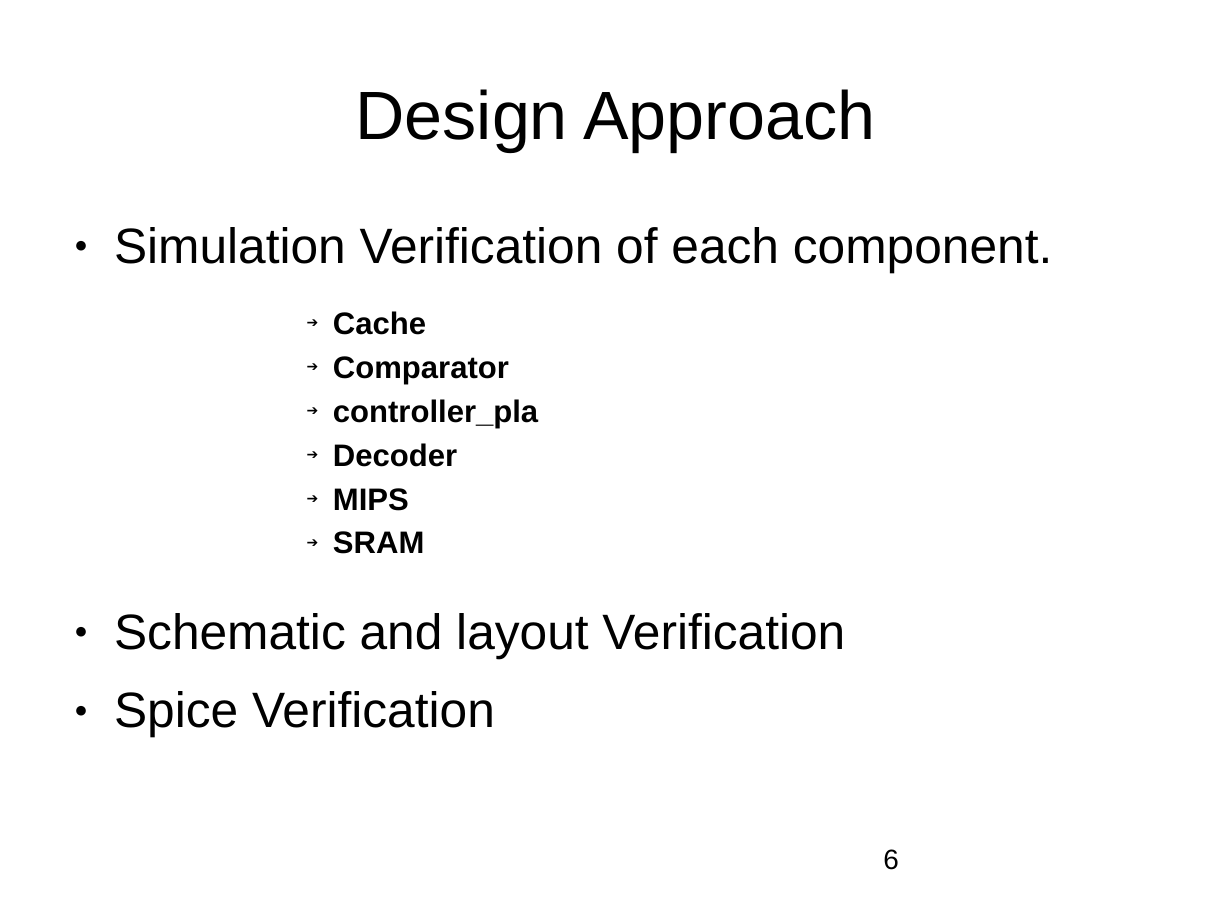
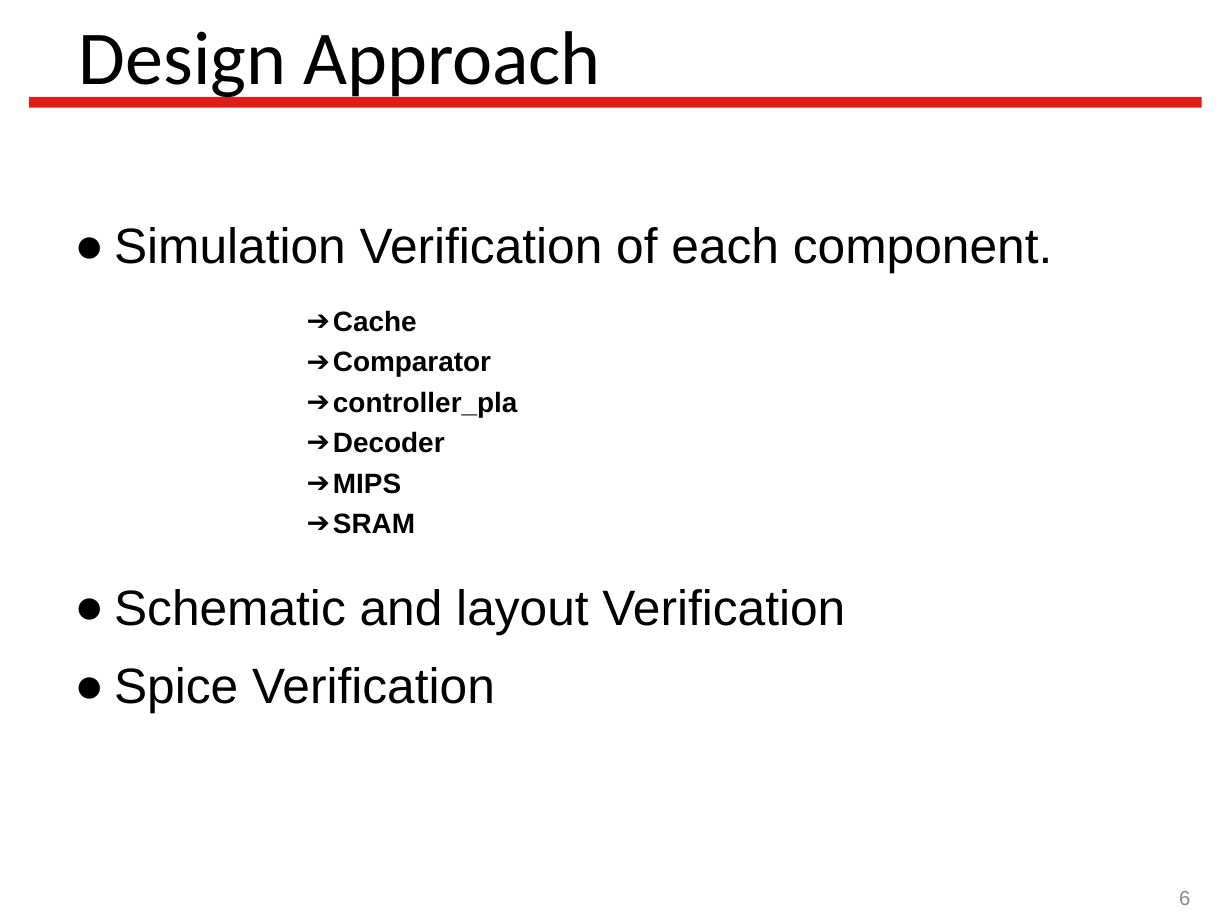
Before and after one commit to Latootoo/ECSE_548, a slide deck: slide 6 of Reports/presentation/Vlsi_project_presentation.ppt. Drawn at 1232x924 pixels with LibreOffice and Linux fonts; fonts in the diff are those of the drawing; background and template pictures are left out. Boxes give left, top, right and bottom in pixels: in the first picture for what was removed or moved away, otherwise in the second. Text is boxed around its words. In the diff, an @@ line names an element or a change of style, - is before the commit and + after.

Commit message:
ppt theme updated

```diff
--- a/Reports/presentation/Vlsi_project_presentation.ppt
+++ b/Reports/presentation/Vlsi_project_presentation.ppt
@@ title "Design Approach": place and size @@
-title "Design Approach" at [355,89,875,151]
+title "Design Approach" at [79,31,601,102]
@@ title "Design Approach" at [79,31,601,102]: size 44 to 49 pt, font Arial to Calibri; alignment centre to left; line spacing 0.94 to 1 @@
@@ line added from (29, 102) to (1202, 102), #E11D17 7 pt @@
@@ text "Simulation Verification of each component." at [114,227,1052,712]: size 20 to 18 pt in "Cache", "Comparator", "controller_pla", "Decoder" and 2 more places @@
@@ page number: place and size @@
-page number at [883,849,899,870]
+page number at [1179,891,1190,905]
@@ page number at [1179,891,1190,905]: size 18 to 13 pt, text colour #000000 to #898989; alignment left to right; vertical alignment top to middle @@
```
Also in this commit, not shown: 6 other slides changed.
